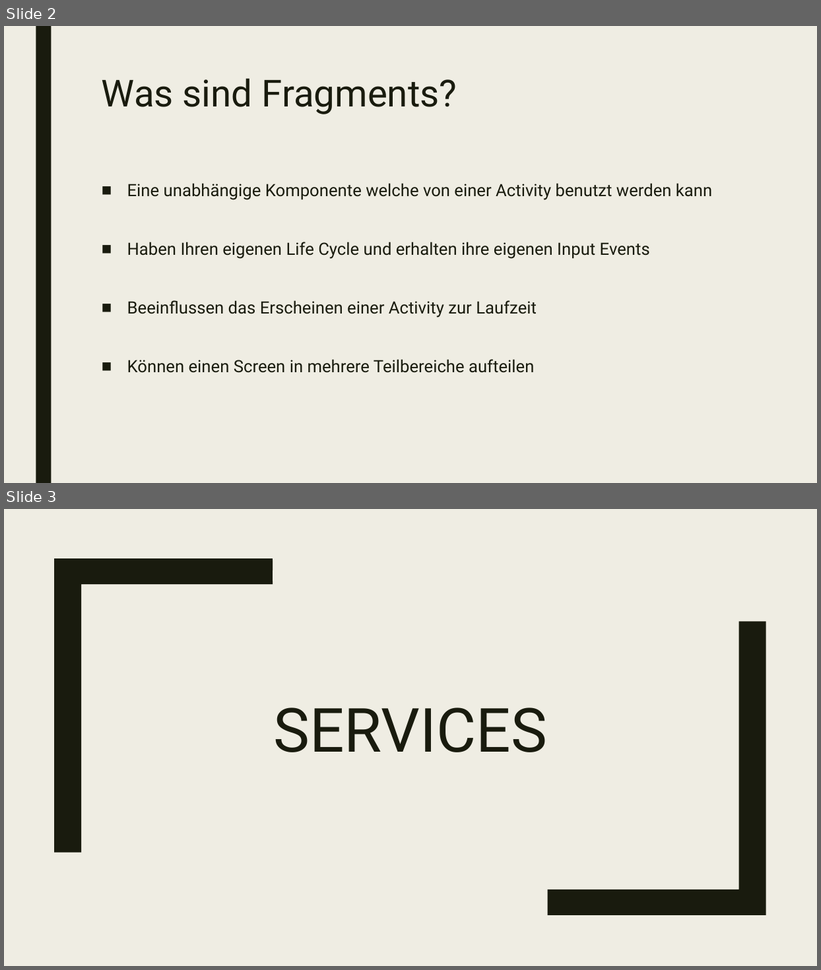
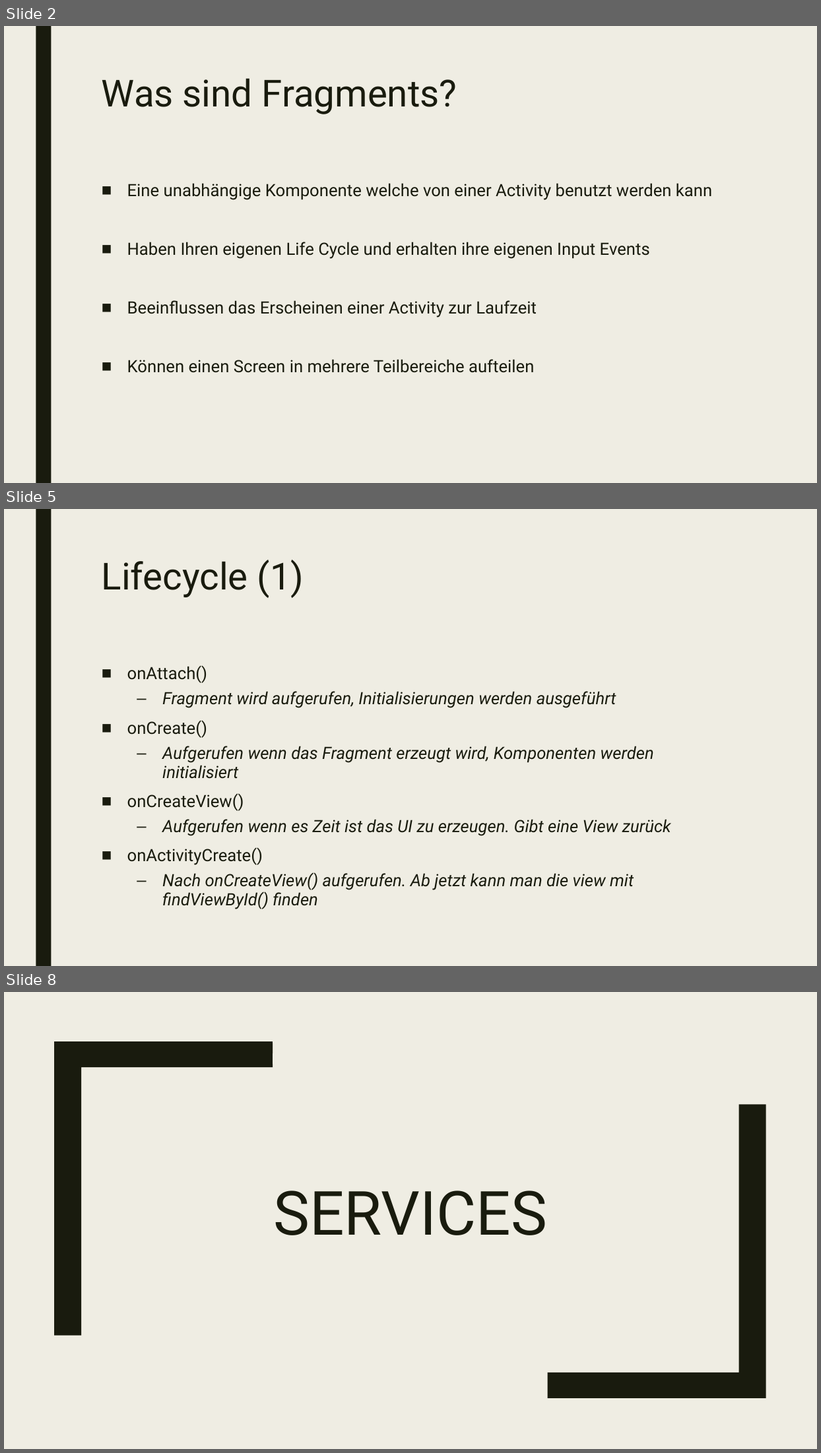
Before and after one commit to EricBuchinger/NVS_Referat, a slide deck: Fragments and Services.pptx. Shown one above the other, each under a label of ours: slides 2 and 3 before the commit, slides 2, 5 and 8 after it; the slides between them are not shown. The pictures are 821x970 and 821x1453 pixels, drawn with LibreOffice and Linux fonts; fonts in the diff are those of the drawing. Boxes give left, top, right and bottom in pixels: in the first picture for what was removed or moved away, otherwise in the second. Text is boxed around its words. In the diff, an @@ line names an element or a change of style, - is before the commit and + after.

```diff
--- a/Fragments and Services.pptx
+++ b/Fragments and Services.pptx
@@ slide 5 added at <box>4,509,817,966</box>, background #EFEDE3; not listed: 1 template element that a slide beside it also shows @@
@@ title added at <box>102,560,304,598</box>, 44 pt, text #191B0E @@
+Lifecycle (1)
@@ text added at <box>127,665,671,910</box>, 20 pt, text #191B0E, italic @@
+■ onAttach()
+  – Fragment wird aufgerufen, Initialisierungen werden ausgeführt
+■ onCreate()
+  – Aufgerufen wenn das Fragment erzeugt wird, Komponenten werden initialisiert
+■ onCreateView()
+  – Aufgerufen wenn es Zeit ist das UI zu erzeugen. Gibt eine View zurück
+■ onActivityCreate()
+  – Nach onCreateView() aufgerufen. Ab jetzt kann man die view mit findViewById() finden
@@ what was slide 3 is now slide 8 @@
```
Also in this commit, not shown: 1 slide changed, 4 other slides added, 1 other file.
